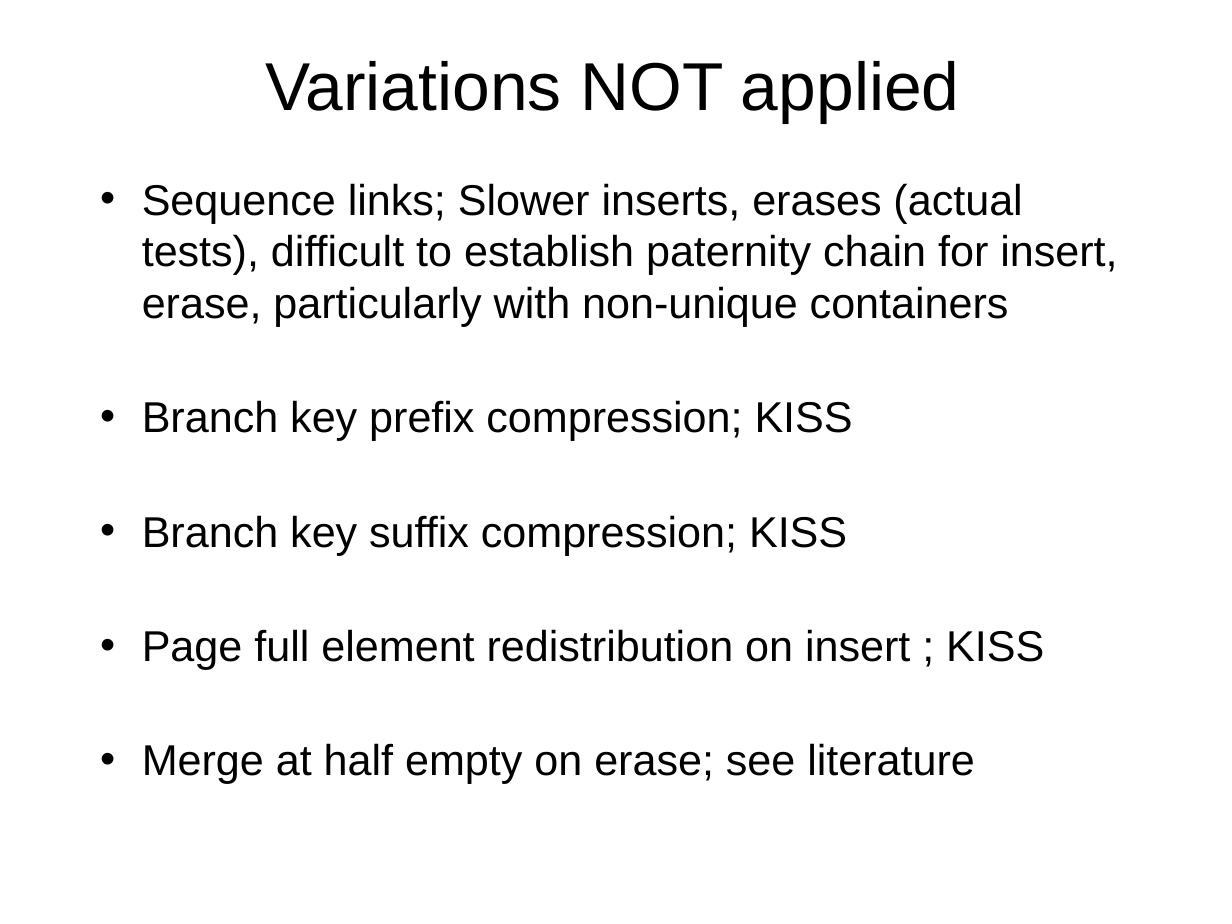
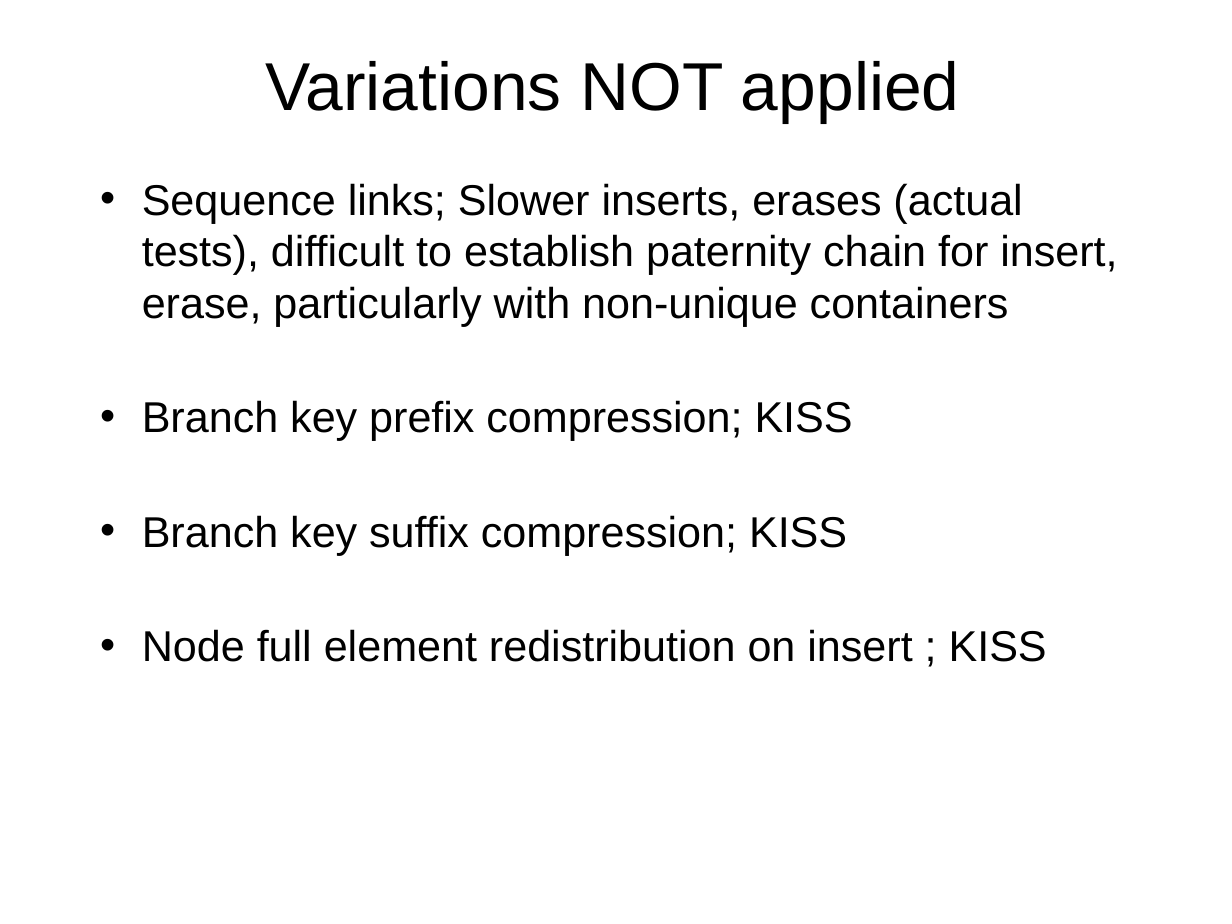
Before and after one commit to Beman/btree, a slide deck: slide 38 of libs/btree/doc/Proposed-B-tree-library.ppt. Drawn at 1232x924 pixels with LibreOffice and Linux fonts; fonts in the diff are those of the drawing; background and template pictures are left out. Boxes give left, top, right and bottom in pixels: in the first picture for what was removed or moved away, otherwise in the second. Text is boxed around its words. In the diff, an @@ line names an element or a change of style, - is before the commit and + after.

Commit message:
progress

```diff
--- a/libs/btree/doc/Proposed-B-tree-library.ppt
+++ b/libs/btree/doc/Proposed-B-tree-library.ppt
@@ text at [142,629,1047,662]: text changed @@
-• Page full element redistribution on insert ; KISS
-• Merge at half empty on erase; see literature
+• Node full element redistribution on insert ; KISS
```
Also in this commit, not shown: 1 other slide changed, 1 slide added, 1 slide removed.
